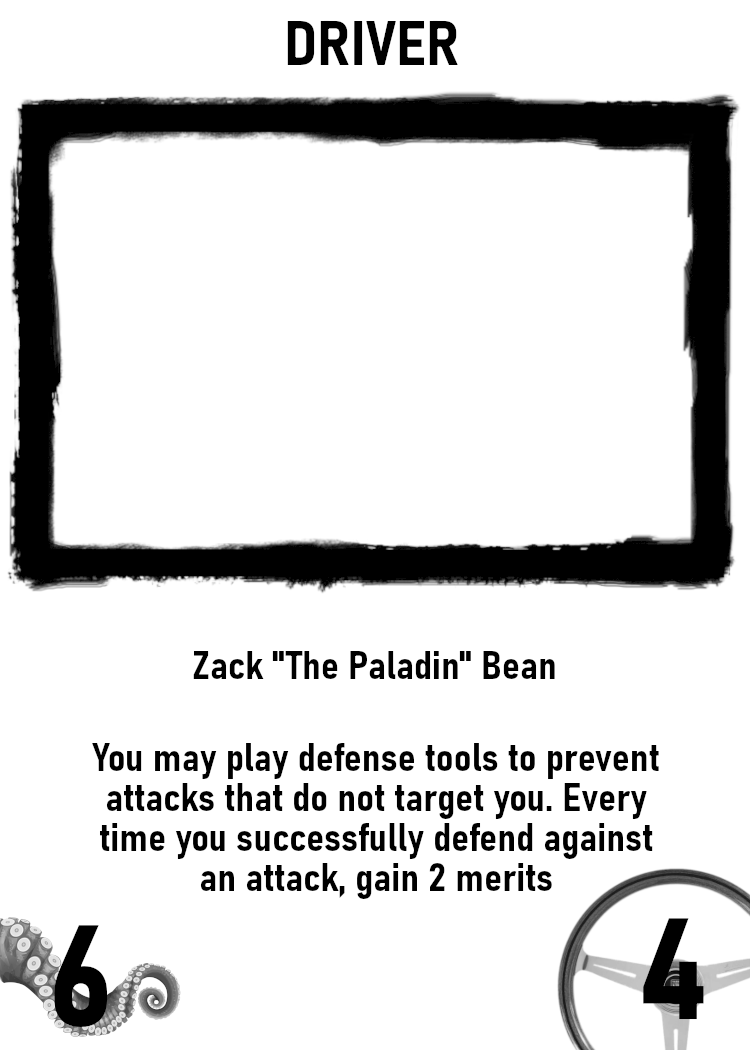
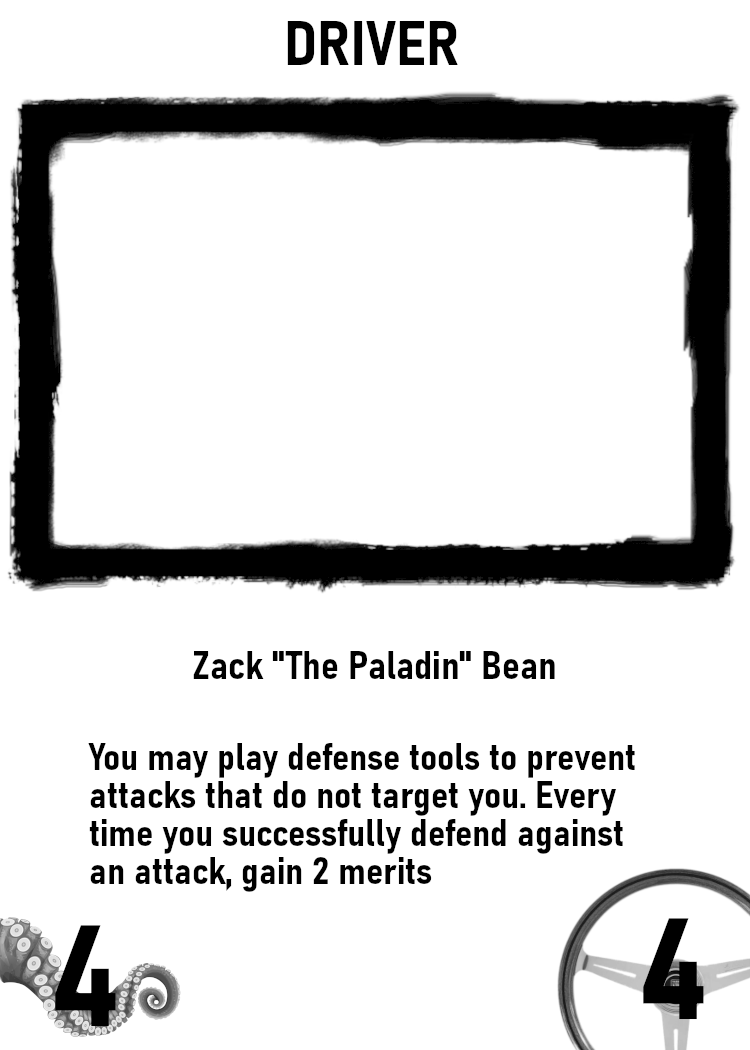
Two versions of the same layered image (w=750, h=1050). Layer-by-layer changes:
painted on "Background" over [54, 743, 673, 1027]
